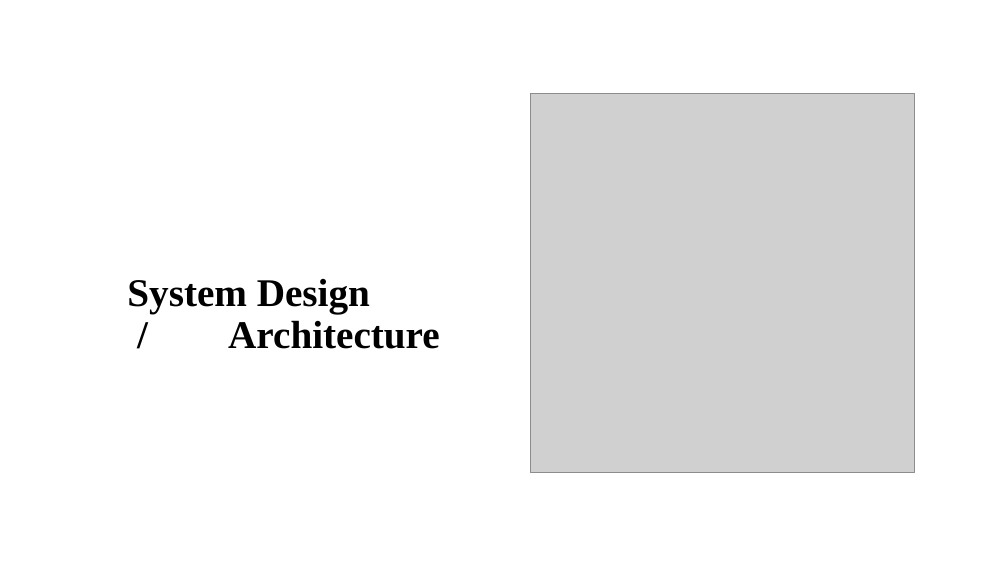
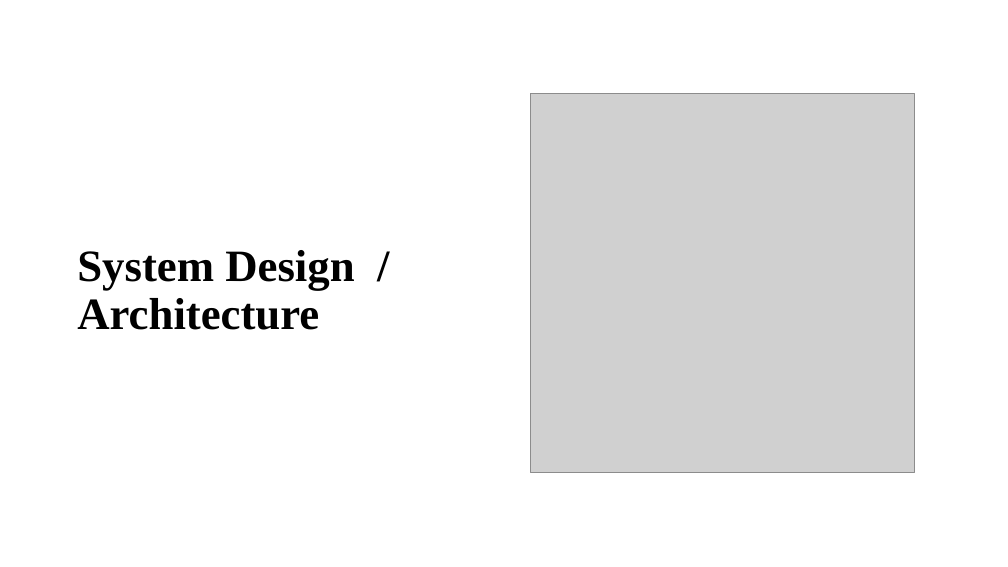
Before and after one commit to imakathuria/Examination-System-PPT, a slide deck: slide 13 of Git_Major.pptx. Drawn at 1008x567 pixels with LibreOffice and Linux fonts; fonts in the diff are those of the drawing; grey boxes stand for pictures. Boxes give left, top, right and bottom in pixels: in the first picture for what was removed or moved away, otherwise in the second. Text is boxed around its words. In the diff, an @@ line names an element or a change of style, - is before the commit and + after.

```diff
--- a/Git_Major.pptx
+++ b/Git_Major.pptx
@@ title "System Design / Architecture": place and size @@
-title "System Design / Architecture" at box(127, 279, 440, 349)
+title "System Design / Architecture" at box(77, 250, 354, 330)
@@ title "System Design / Architecture" at box(77, 250, 354, 330): size 28 to 32 pt @@
```
Also in this commit, not shown: 14 other slides changed, 1 slide added, 1 slide removed.
